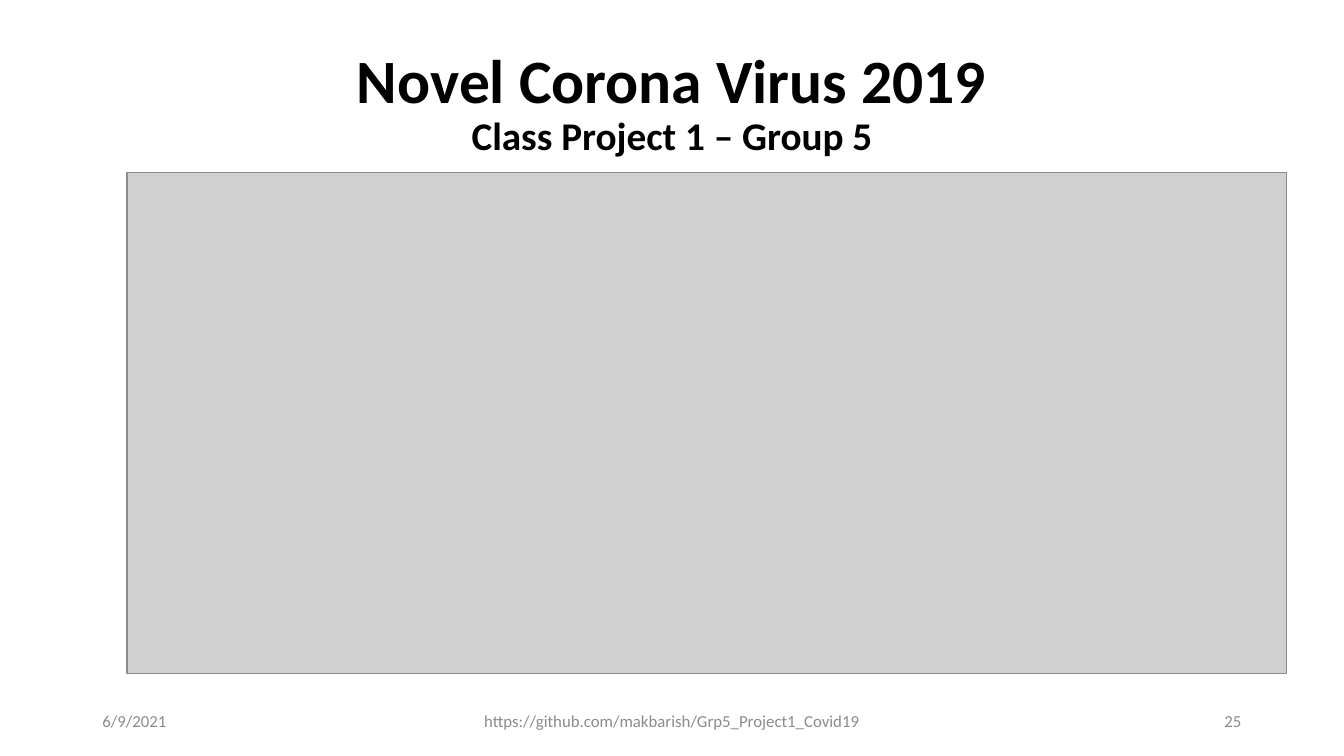
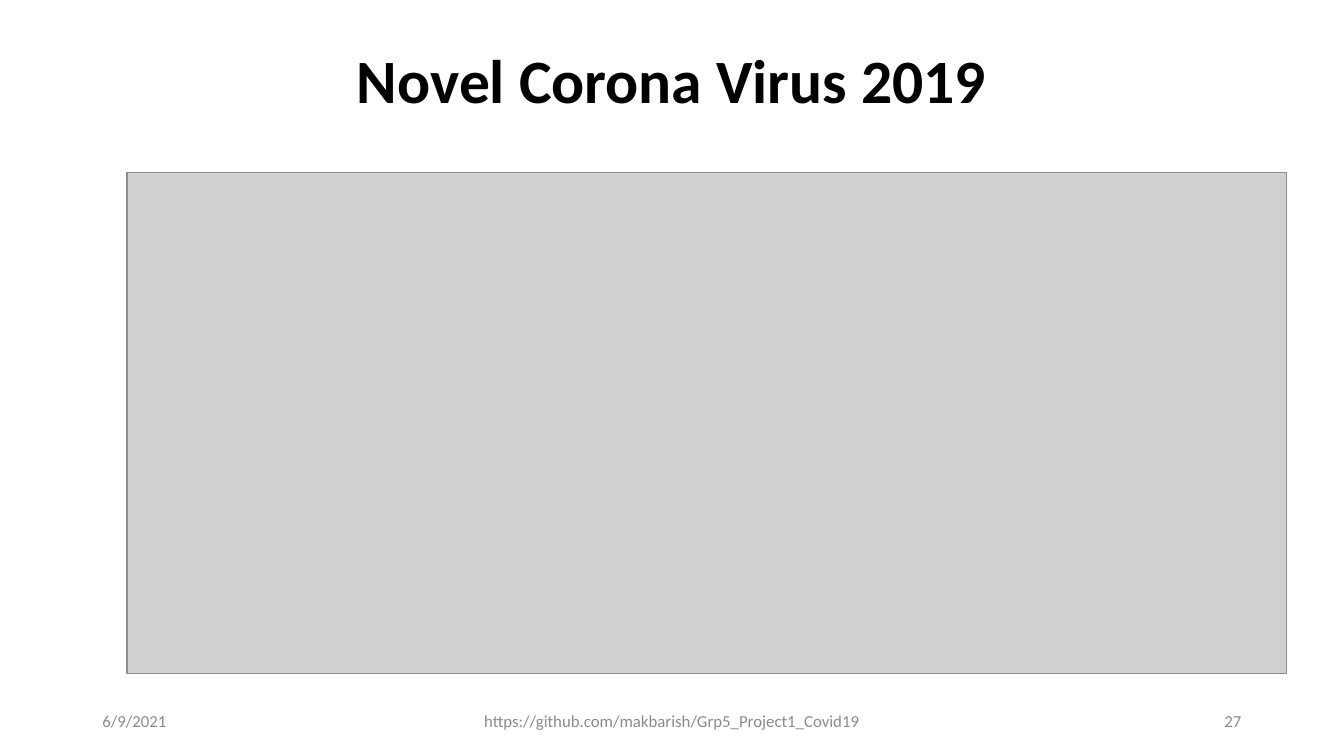
Before and after one commit to makbarish/Grp5_Project1_Covid19, a slide deck: slide 27 of Clay/Novel_Corona_Virus_2019_v3.pptx (slide 25 before the commit). Drawn at 1344x756 pixels with LibreOffice and Linux fonts; fonts in the diff are those of the drawing; grey boxes stand for pictures. Boxes give left, top, right and bottom in pixels: in the first picture for what was removed or moved away, otherwise in the second. Text is boxed around its words. In the diff, an @@ line names an element or a change of style, - is before the commit and + after.

```diff
--- a/Clay/Novel_Corona_Virus_2019_v3.pptx
+++ b/Clay/Novel_Corona_Virus_2019_v3.pptx
@@ text at (357,59,986,104): text changed @@
-Novel Corona Virus 2019
-Class Project 1 – Group 5
+Novel Corona Virus 2019
@@ page number at (1224,716,1241,727): text changed @@
-25
+27
```
Also in this commit, not shown: 6 other slides changed, 2 slides added, 7 other files.
